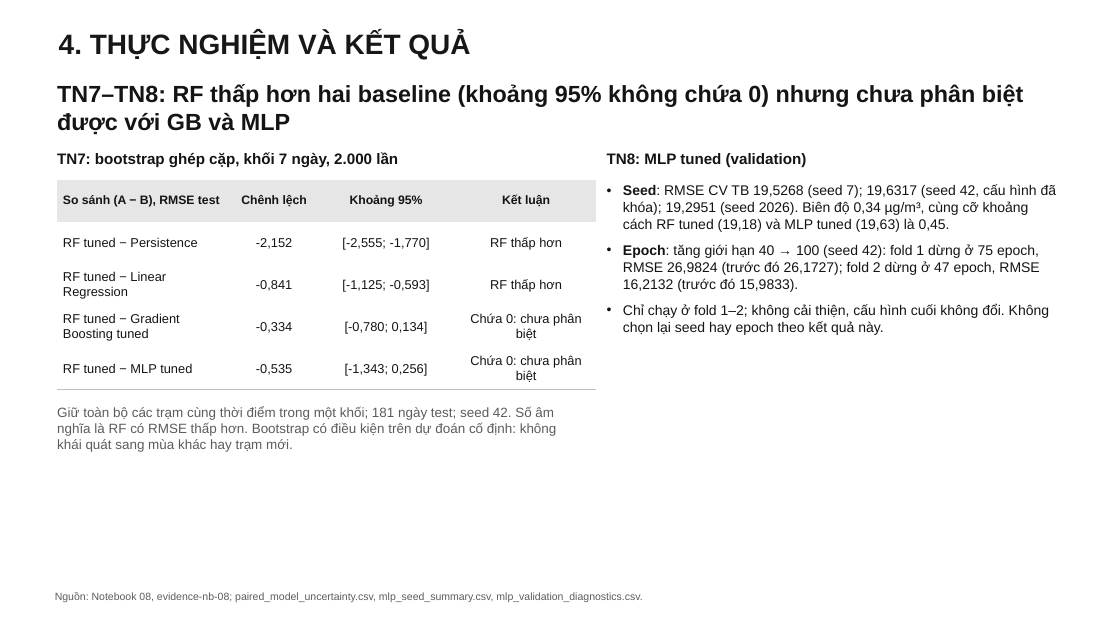
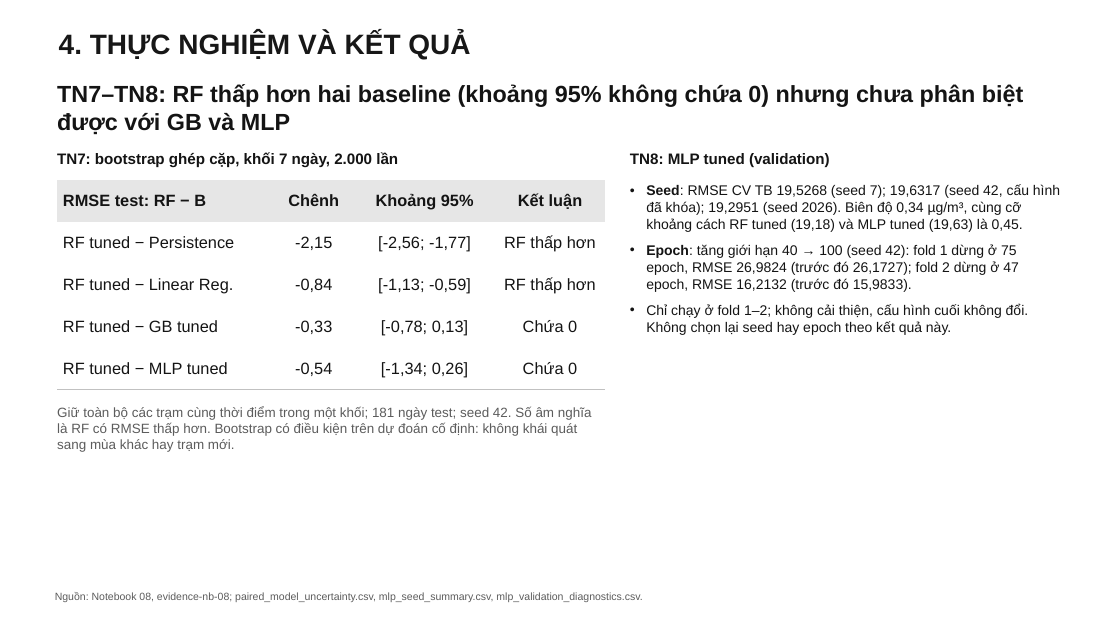
Before and after one commit to bjruly/sgu_finalproject_machinelearning_2026-2027, a slide deck: slide 20 of docs/Nhom10__Slide.pptx. Drawn at 1120x630 pixels with LibreOffice and Linux fonts; fonts in the diff are those of the drawing. Boxes give left, top, right and bottom in pixels: in the first picture for what was removed or moved away, otherwise in the second. Text is boxed around its words. In the diff, an @@ line names an element or a change of style, - is before the commit and + after.

Commit message:
Revise the slides: readable tables, softer overfitting claims, team shares
Bảng ở slide chính dùng chữ 14 pt (phụ lục 13-14 pt) sau khi rút gọn nội
dung; sửa lời bình overfitting và bootstrap theo rà soát; slide phân công
có tỷ lệ đóng góp; sửa tham chiếu Hình 9 và đơn vị R².

```diff
--- a/docs/Nhom10__Slide.pptx
+++ b/docs/Nhom10__Slide.pptx
@@ text "TN8: MLP tuned (validation)": place and size @@
-text "TN8: MLP tuned (validation)" at <box>607,153,807,167</box>
+text "TN8: MLP tuned (validation)" at <box>630,153,830,167</box>
@@ table at <box>57,180,606,390</box> @@
-row 1, column 1: So sánh (A − B), RMSE test
+row 1, column 1: RMSE test: RF − B
-row 1, column 2: Chênh lệch
+row 1, column 2: Chênh
-row 2, column 2: -2,152
+row 2, column 2: -2,15
-row 2, column 3: [-2,555; -1,770]
+row 2, column 3: [-2,56; -1,77]
-row 3: RF tuned − Linear Regression | -0,841 | [-1,125; -0,593] | RF thấp hơn
+row 3: RF tuned − Linear Reg. | -0,84 | [-1,13; -0,59] | RF thấp hơn
-row 4: RF tuned − Gradient Boosting tuned | -0,334 | [-0,780; 0,134] | Chứa 0: chưa phân biệt
+row 4: RF tuned − GB tuned | -0,33 | [-0,78; 0,13] | Chứa 0
-row 5: RF tuned − MLP tuned | -0,535 | [-1,343; 0,256] | Chứa 0: chưa phân biệt
+row 5: RF tuned − MLP tuned | -0,54 | [-1,34; 0,26] | Chứa 0
@@ size 10.5 to 14 pt in "Khoảng 95%", "Kết luận" @@
@@ size 11 to 14 pt in "RF tuned − Persistence", "RF thấp hơn", "RF thấp hơn", "RF tuned − MLP tuned" @@
@@ table: place and size @@
-table at <box>57,180,597,390</box>
+table at <box>57,180,606,390</box>
@@ text "Seed: RMSE CV TB 19,5268 ..." rewrapped from <box>623,184,1057,335</box> to <box>646,184,1060,335</box> @@
@@ text "Giữ toàn bộ các trạm ..." rewrapped from <box>57,406,557,452</box> to <box>57,406,592,452</box> @@
```
Also in this commit, not shown: 18 other slides changed.
